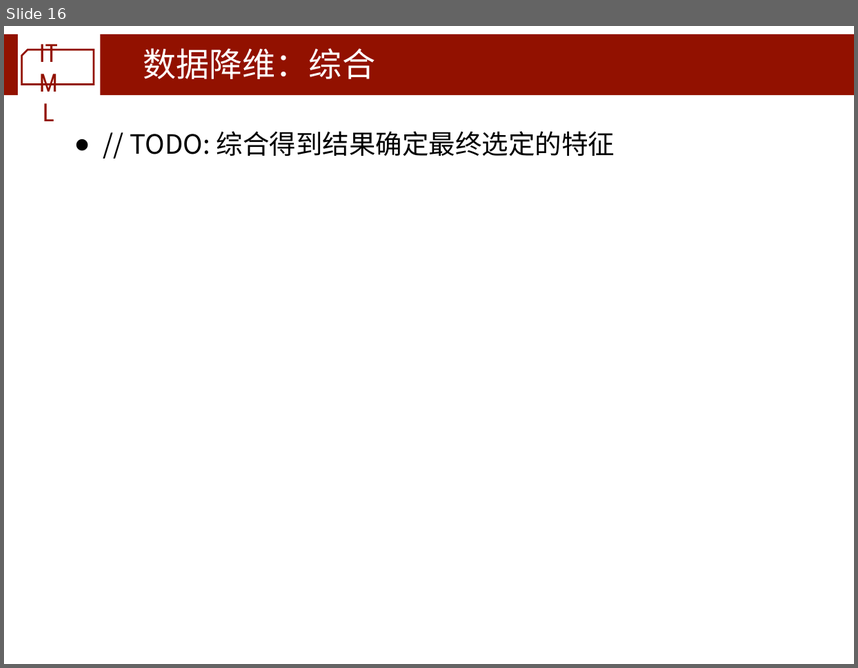
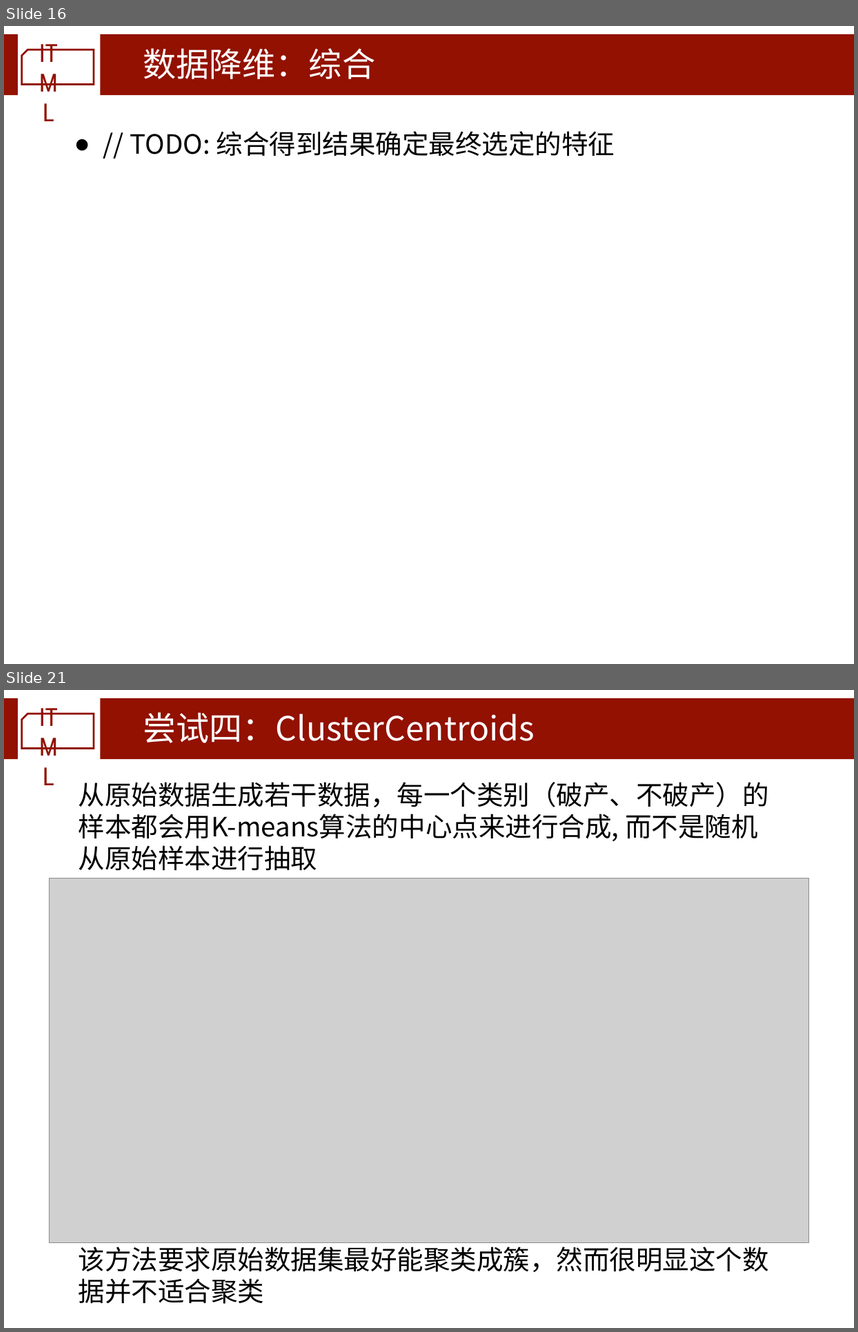
Before and after one commit to zhou-yuhan/Bankrupt-Prediction, a slide deck: 课程项目最终报告.pptx. Shown one above the other, each under a label of ours: slide 16 before the commit, slides 16 and 21 after it; the slides between them are not shown. The pictures are 858x668 and 858x1332 pixels, drawn with LibreOffice and Linux fonts; fonts in the diff are those of the drawing; grey boxes stand for pictures; background and template pictures are left out. Boxes give left, top, right and bottom in pixels: in the first picture for what was removed or moved away, otherwise in the second. Text is boxed around its words. In the diff, an @@ line names an element or a change of style, - is before the commit and + after.

```diff
--- a/课程项目最终报告.pptx
+++ b/课程项目最终报告.pptx
@@ slide 21 added at (4, 690, 854, 1328), background #FFFFFF; not listed: 4 template elements that a slide beside it also shows @@
@@ title added at (143, 712, 535, 743), 40 pt, text #FFFFFF @@
+尝试四：ClusterCentroids
@@ text added at (78, 782, 769, 1303), 32 pt, text #000000 @@
+从原始数据生成若干数据，每一个类别（破产、不破产）的样本都会用K-means算法的中心点来进行合成, 而不是随机从原始样本进行抽取
+该方法要求原始数据集最好能聚类成簇，然而很明显这个数据并不适合聚类
@@ picture added at (50, 878, 809, 1243) @@
```
Also in this commit, not shown: 1 slide changed, 14 other slides added, 4 other files.
